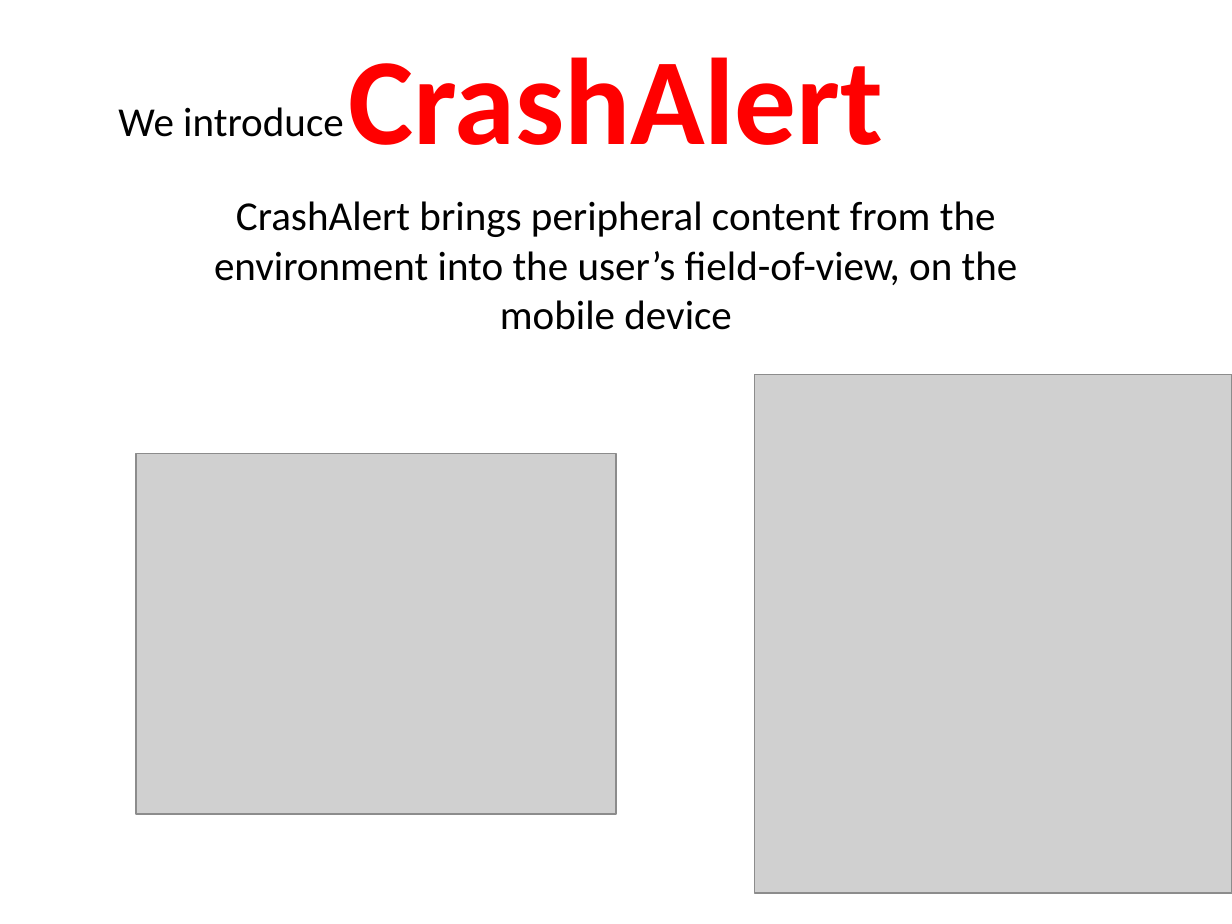
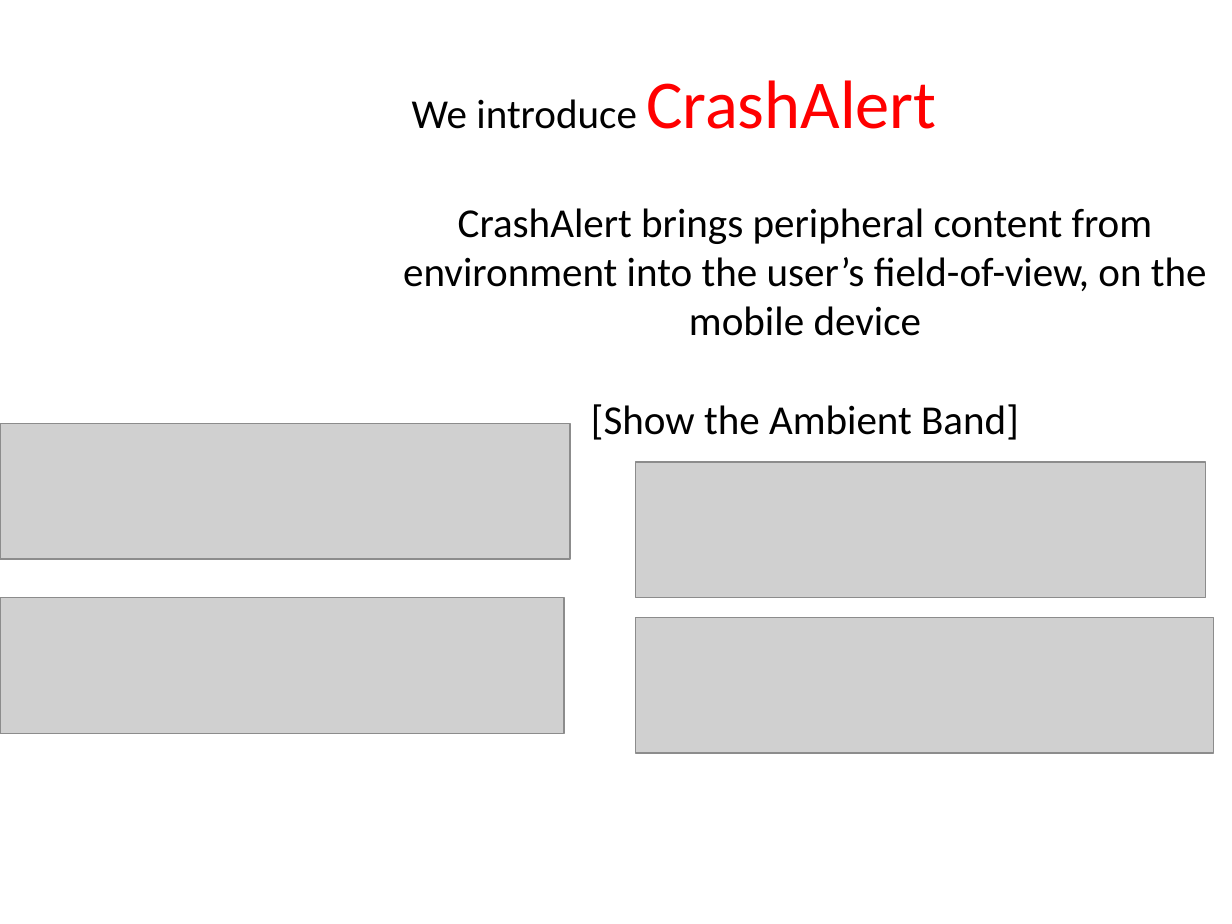
Before and after one commit to hcilab-um/CrashAlert, a slide deck: slide 4 of Docs/UIST 2012 - rejected/storyboard+images.pptx. Drawn at 1232x924 pixels with LibreOffice and Linux fonts; fonts in the diff are those of the drawing; grey boxes stand for pictures. Boxes give left, top, right and bottom in pixels: in the first picture for what was removed or moved away, otherwise in the second. Text is boxed around its words. In the diff, an @@ line names an element or a change of style, - is before the commit and + after.

```diff
--- a/Docs/UIST 2012 - rejected/storyboard+images.pptx
+++ b/Docs/UIST 2012 - rejected/storyboard+images.pptx
@@ text removed at [348,57,883,145] @@
-CrashAlert
@@ text at [412,80,936,129]: text changed @@
-We introduce
+We introduce CrashAlert
@@ text at [403,208,1207,440]: text changed @@
-CrashAlert brings peripheral content from the environment into the user’s field-of-view, on the mobile device
+CrashAlert brings peripheral content from environment into the user’s field-of-view, on the mobile device
+[Show the Ambient Band]
@@ picture removed at [754,375,1232,893] @@
@@ picture added at [0,424,570,559] @@
@@ picture removed at [136,453,616,813] @@
@@ picture added at [636,462,1206,598] @@
@@ picture added at [0,598,564,733] @@
@@ picture added at [636,617,1214,753] @@
```
Also in this commit, not shown: 10 other slides changed, 7 slides added, 2 slides removed, 15 other files.
